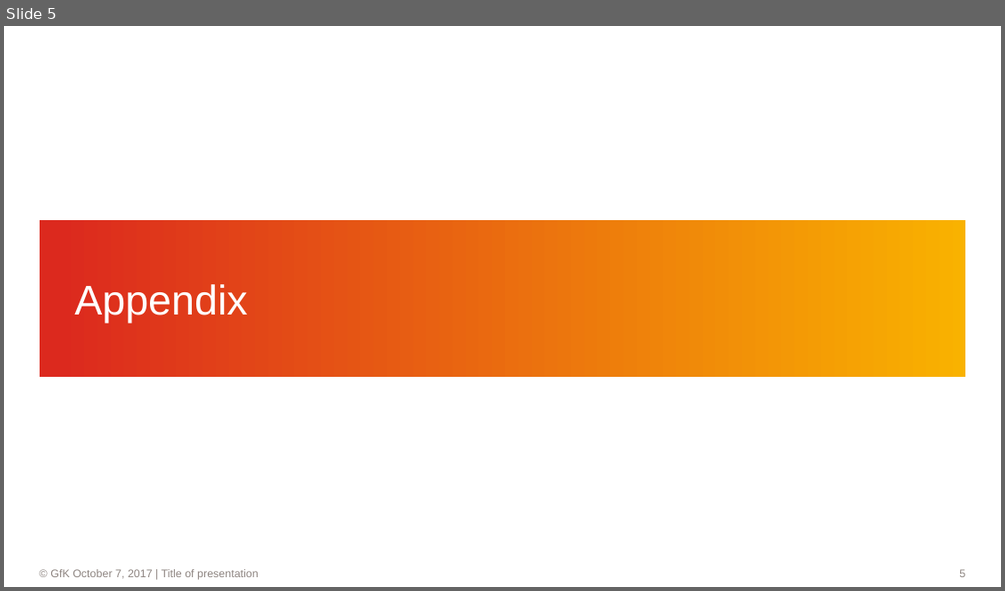
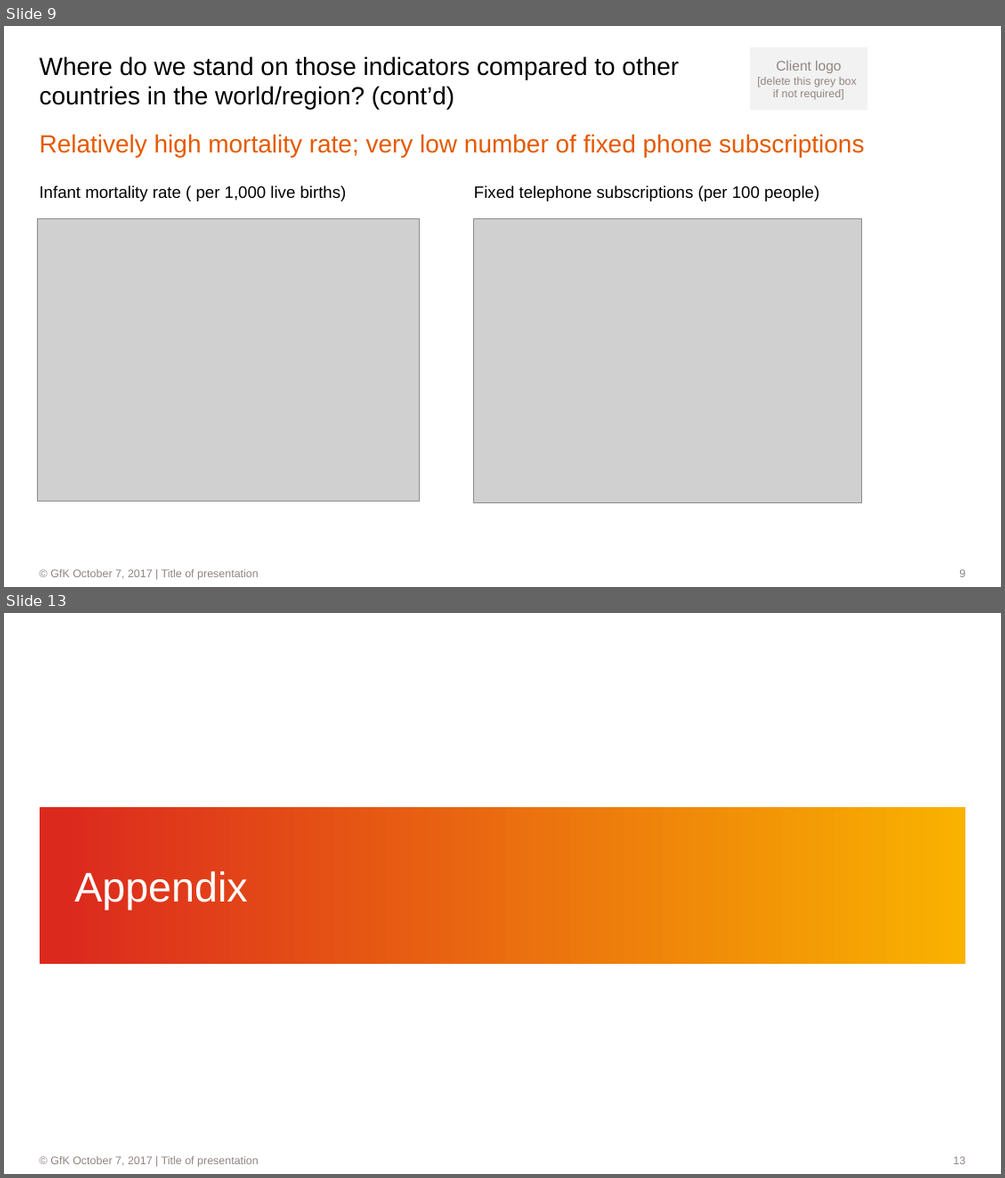
Before and after one commit to dl7631/Predict_World_Happiness, a slide deck: World Happiness.pptx. Shown one above the other, each under a label of ours: slide 5 before the commit, slides 9 and 13 after it; the slides between them are not shown. The pictures are 1005x591 and 1005x1178 pixels, drawn with LibreOffice and Linux fonts; fonts in the diff are those of the drawing; grey boxes stand for pictures; background and template pictures are left out. Boxes give left, top, right and bottom in pixels: in the first picture for what was removed or moved away, otherwise in the second. Text is boxed around its words. In the diff, an @@ line names an element or a change of style, - is before the commit and + after.

```diff
--- a/World Happiness.pptx
+++ b/World Happiness.pptx
@@ slide 9 added at bbox=[4, 26, 1001, 587], background #FFFFFF; not listed: 2 template elements that a slide beside it also shows @@
@@ rectangle added at bbox=[750, 47, 867, 110], fill #F2F2F2, 8 pt, text #928580 @@
+Client logo
+[delete this grey box
+if not required]
@@ title added at bbox=[40, 56, 679, 110], 18 pt, text #000000 @@
+Where do we stand on those indicators compared to other countries in the world/region? (cont’d)
@@ text added at bbox=[40, 134, 864, 157], 18 pt, text #E55A00 @@
+Relatively high mortality rate; very low number of fixed phone subscriptions
@@ text added at bbox=[40, 185, 347, 201], 12 pt, text #000000 @@
+Infant mortality rate ( per 1,000 live births)
@@ text added at bbox=[474, 185, 819, 201], 12 pt, text #000000 @@
+Fixed telephone subscriptions (per 100 people)
@@ picture added at bbox=[37, 219, 419, 501] @@
@@ picture added at bbox=[474, 219, 861, 502] @@
@@ what was slide 5 is now slide 13 @@
@@ page number at bbox=[953, 1156, 965, 1164]: text changed @@
-5
+13
```
Also in this commit, not shown: 11 other slides added, 4 slides removed, 2 other files.
